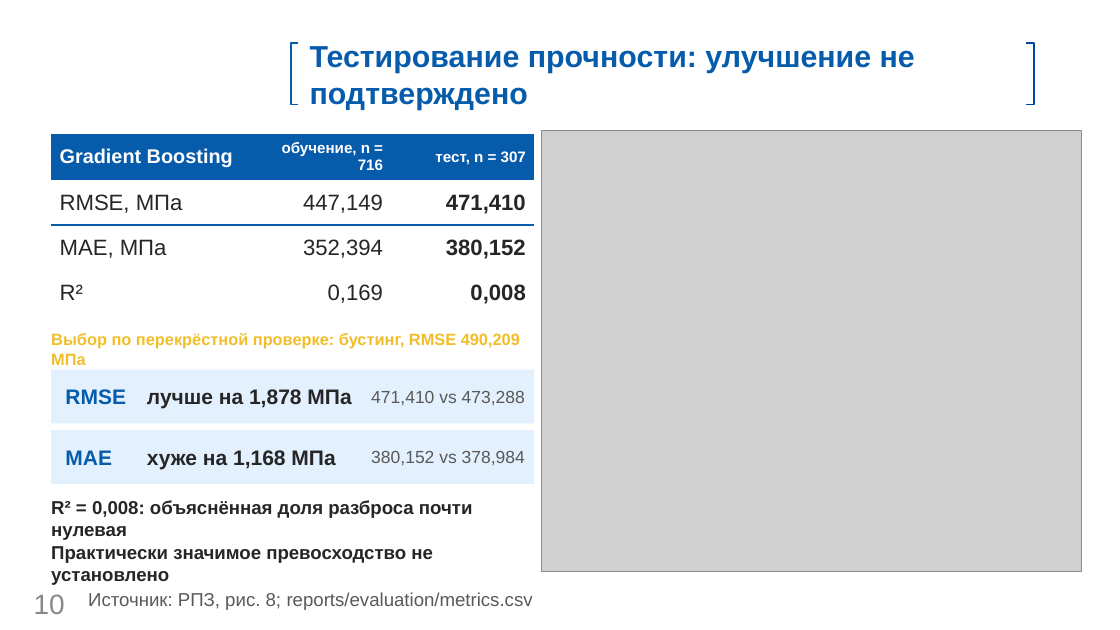
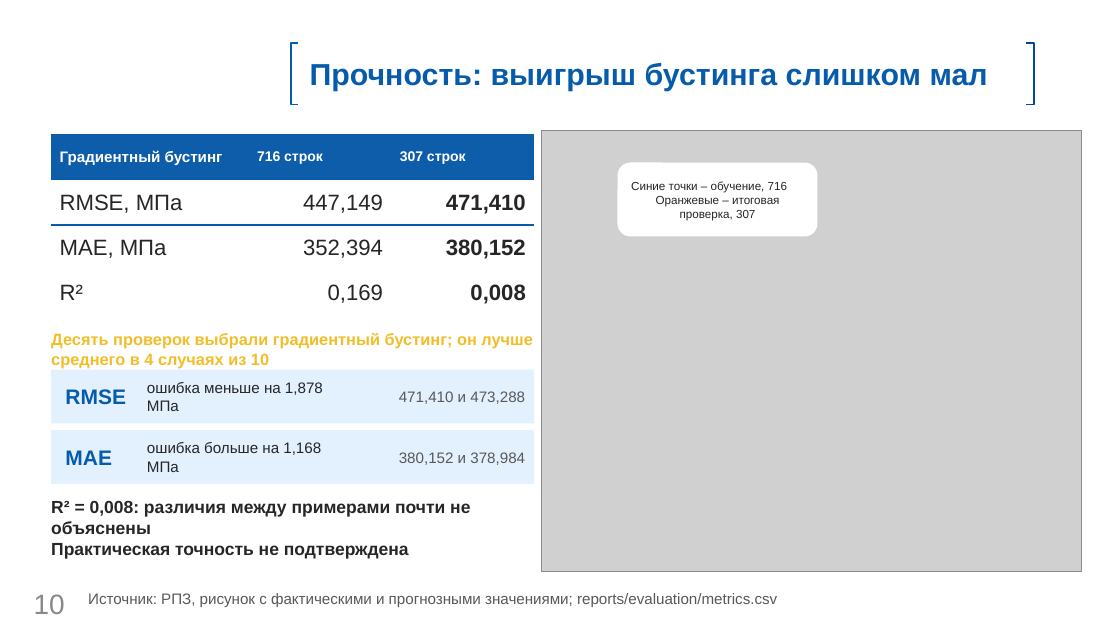
Before and after one commit to fpvcstep/composites-property-prediction, a slide deck: slide 10 of presentation/Презентация.pptx. Drawn at 1120x630 pixels with LibreOffice and Linux fonts; fonts in the diff are those of the drawing; grey boxes stand for pictures; background and template pictures are left out. Boxes give left, top, right and bottom in pixels: in the first picture for what was removed or moved away, otherwise in the second. Text is boxed around its words. In the diff, an @@ line names an element or a change of style, - is before the commit and + after.

```diff
--- a/presentation/Презентация.pptx
+++ b/presentation/Презентация.pptx
@@ text in rectangle at <box>310,63,988,91</box>: text changed @@
-Тестирование прочности: улучшение не подтверждено
+Прочность: выигрыш бустинга слишком мал
@@ table at <box>51,134,534,316</box> @@
-row 1: Gradient Boosting | обучение, n = 716 | тест, n = 307
+row 1: Градиентный бустинг | 716 строк | 307 строк
@@ fill #065CAB to #0E5DAB in row 1 @@
@@ rounded rectangle added at <box>618,163,817,235</box>, fill #FFFFFF, outline #FFFFFF 1.4 pt, 10 pt, text #262626 @@
+Синие точки – обучение, 716
+Оранжевые – итоговая проверка, 307
@@ text at <box>51,333,533,368</box>: text changed @@
-Выбор по перекрёстной проверке: бустинг, RMSE 490,209 МПа
+Десять проверок выбрали градиентный бустинг; он лучше среднего в 4 случаях из 10
@@ text at <box>147,382,323,411</box>: text changed; size 18 to 13 pt; bold off @@
-лучше на 1,878 МПа
+ошибка меньше на 1,878 МПа
@@ text at <box>399,391,525,404</box>: text changed; size 15 to 13 pt @@
-471,410 vs 473,288
+471,410 и 473,288
@@ text at <box>147,442,321,472</box>: text changed; size 18 to 13 pt; bold off @@
-хуже на 1,168 МПа
+ошибка больше на 1,168 МПа
@@ text at <box>399,452,525,465</box>: text changed; size 15 to 13 pt @@
-380,152 vs 378,984
+380,152 и 378,984
@@ text at <box>51,500,470,559</box>: text changed; size 16 to 15 pt @@
-R² = 0,008: объяснённая доля разброса почти нулевая
-Практически значимое превосходство не установлено
+R² = 0,008: различия между примерами почти не объяснены
+Практическая точность не подтверждена
@@ text at <box>88,593,777,607</box>: text changed; size 16 to 13 pt @@
-Источник: РПЗ, рис. 8; reports/evaluation/metrics.csv
+Источник: РПЗ, рисунок с фактическими и прогнозными значениями; reports/evaluation/metrics.csv
```
Also in this commit, not shown: 10 other slides changed, 3 slides added, 3 slides removed, 4 other files.
